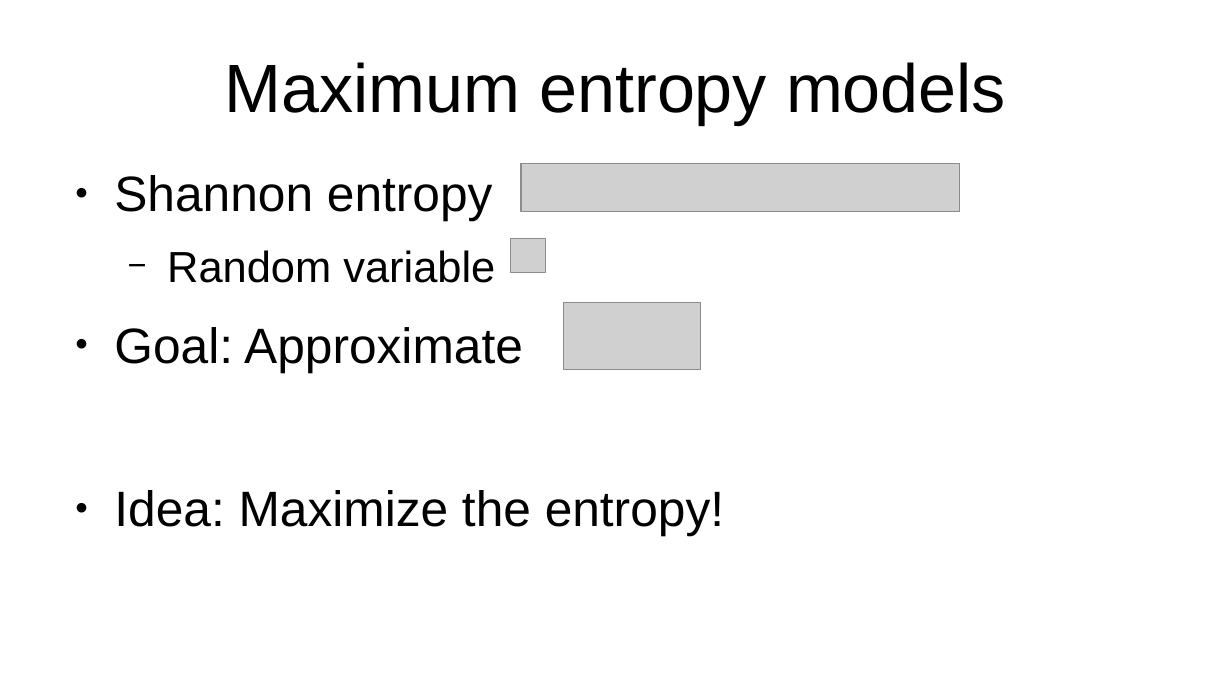
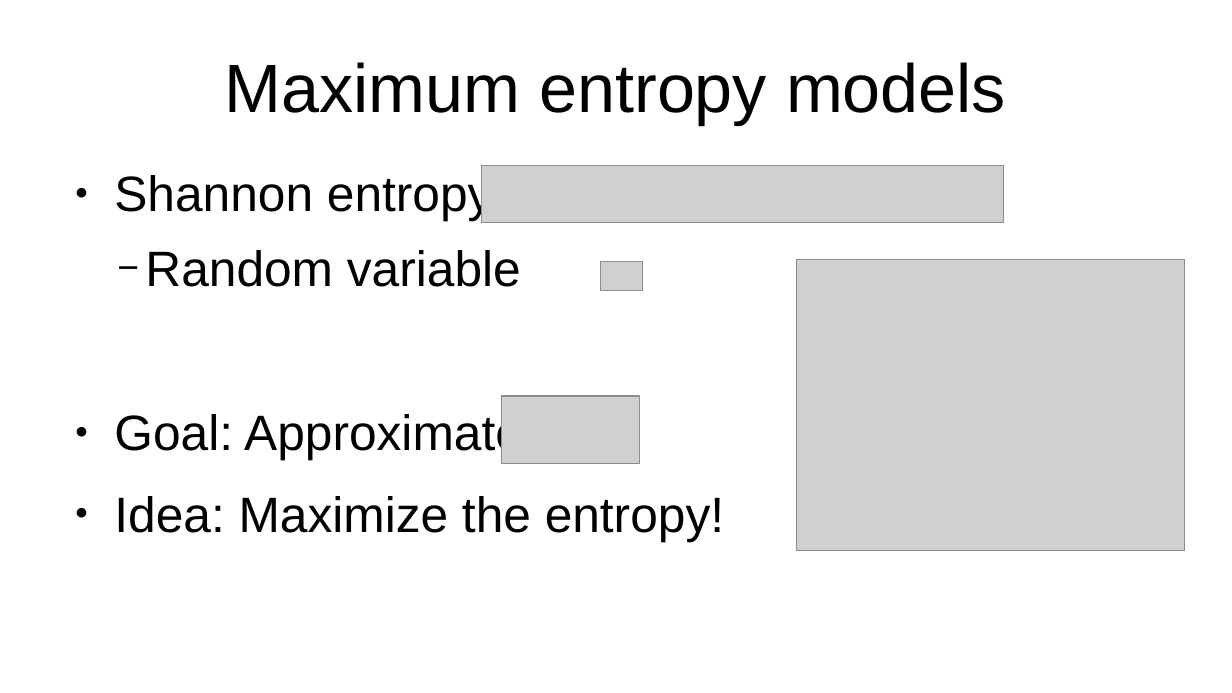
Before and after one commit to Xmann02/Boltzmann, a slide deck: slide 3 of Presentation.odp. Drawn at 1232x693 pixels with LibreOffice and Linux fonts; fonts in the diff are those of the drawing; grey boxes stand for pictures. Boxes give left, top, right and bottom in pixels: in the first picture for what was removed or moved away, otherwise in the second. Text is boxed around its words. In the diff, an @@ line names an element or a change of style, - is before the commit and + after.

```diff
--- a/Presentation.odp
+++ b/Presentation.odp
@@ text "Shannon entropy" at [114,172,724,541]: size 28 to 32 pt in "Random variable"; indent changed; line spacing 1 to 0.9; more space between paragraphs @@
@@ picture: place and size @@
-picture at [521,163,959,211]
+picture at [482,165,1004,222]
@@ picture: place and size @@
-picture at [563,302,701,369]
+picture at [600,262,643,291]
@@ picture added at [797,259,1185,550] @@
@@ picture: place and size @@
-picture at [511,239,546,274]
+picture at [502,396,639,463]
```
Also in this commit, not shown: 6 other slides changed, 8 slides added, 6 slides removed.
